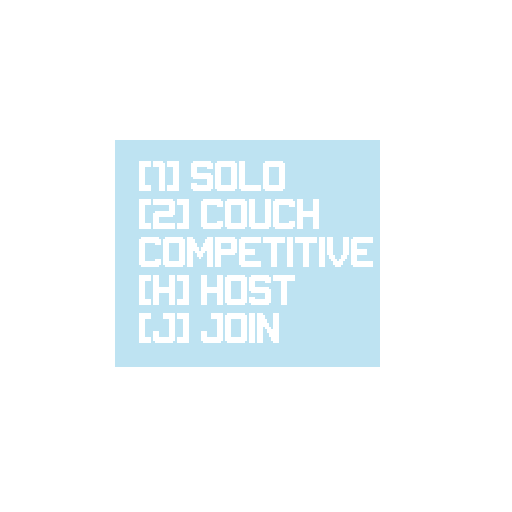
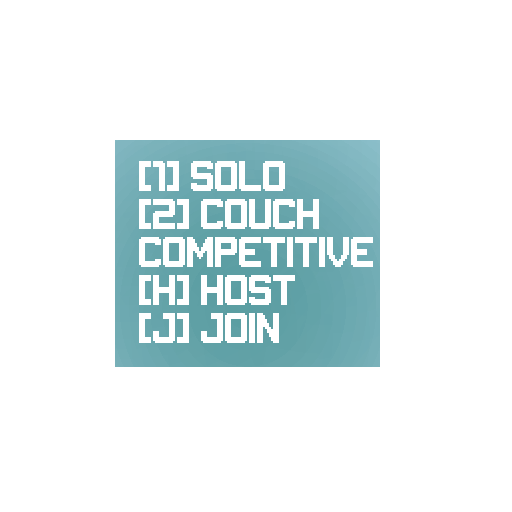
The second 512 x 512 image is a revision of the first. Changes to its layers:
painted on "Background" over [115, 140, 380, 367]
